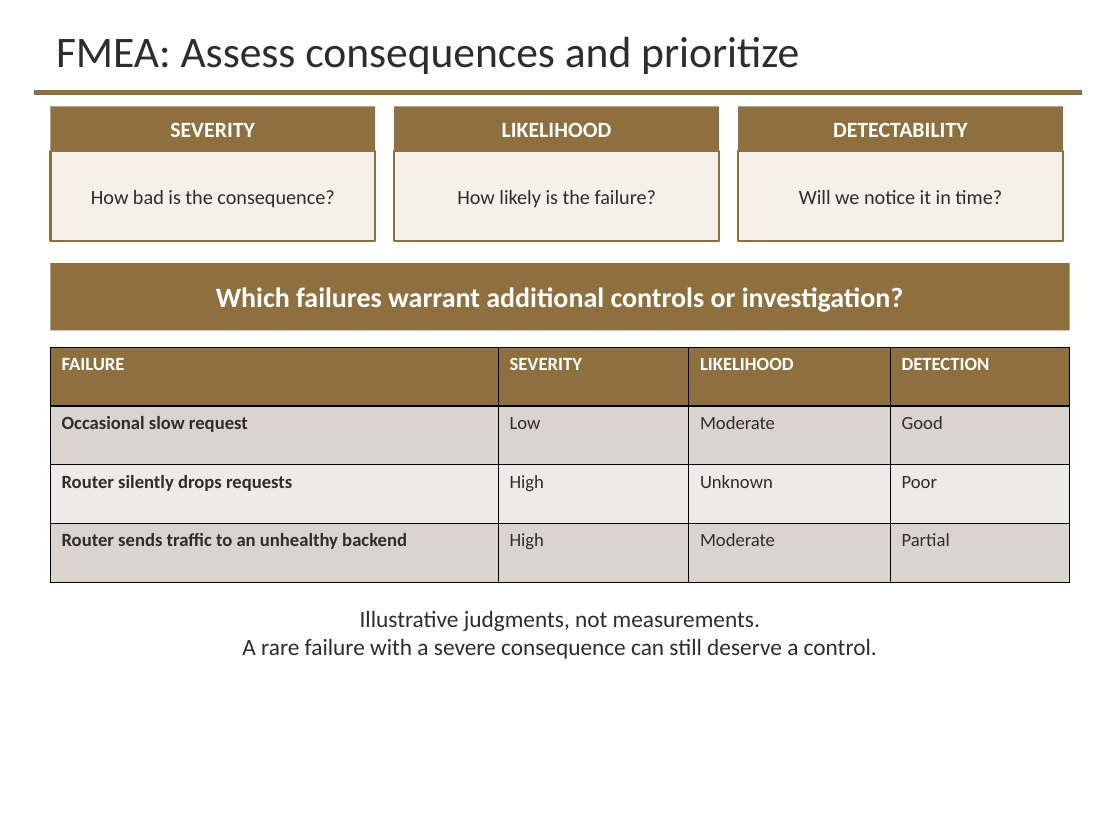
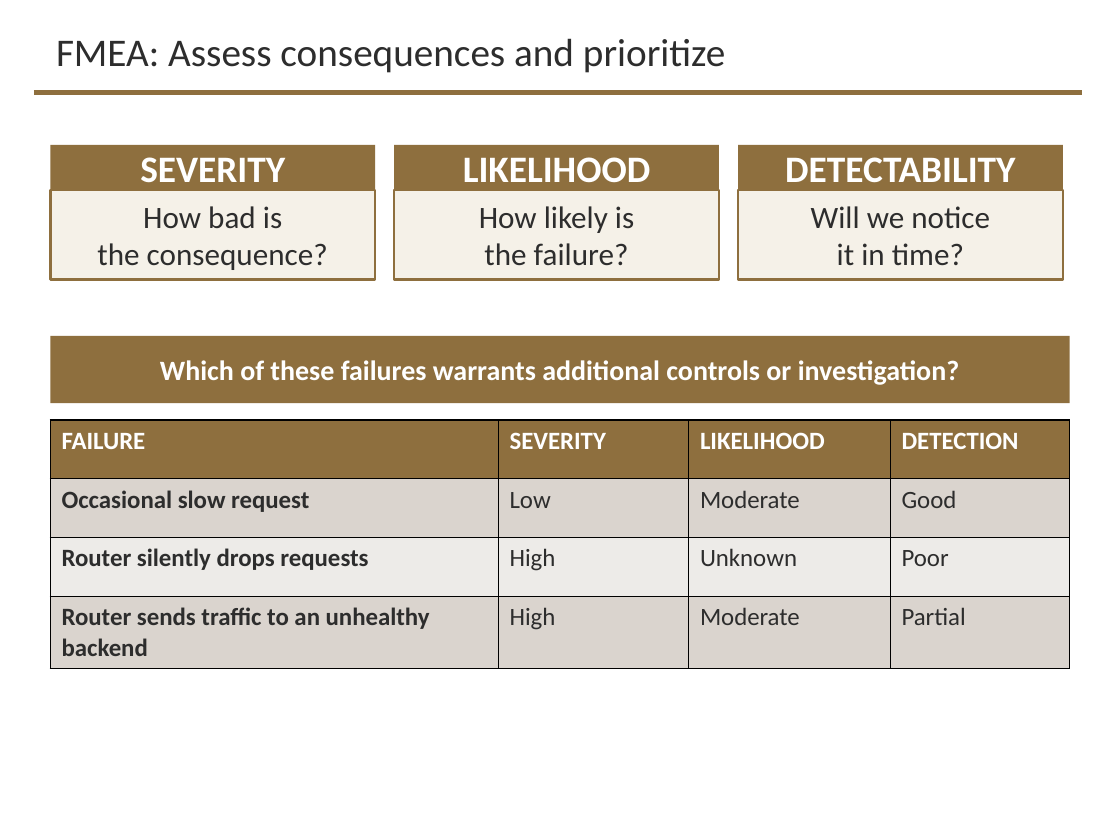
Before and after one commit to davisjam/model-based-agentic-software-engineering, a slide deck: slide 17 of course/lectures/act-3-software-in-the-world/04-performance-and-reliability/3-4-Performance-and-Reliability-2-Reliability-Engineering.pptx (slide 15 before the commit). Drawn at 1120x840 pixels with LibreOffice and Linux fonts; fonts in the diff are those of the drawing; background and template pictures are left out. Boxes give left, top, right and bottom in pixels: in the first picture for what was removed or moved away, otherwise in the second. Text is boxed around its words. In the diff, an @@ line names an element or a change of style, - is before the commit and + after.

```diff
--- a/course/lectures/act-3-software-in-the-world/04-performance-and-reliability/3-4-Performance-and-Reliability-2-Reliability-Engineering.pptx
+++ b/course/lectures/act-3-software-in-the-world/04-performance-and-reliability/3-4-Performance-and-Reliability-2-Reliability-Engineering.pptx
@@ title "FMEA: Assess consequences and prioritize" at <box>56,38,725,73</box>: size 28 to 25.2 pt @@
@@ size 14 to 24 pt in 3 elements at <box>50,144,375,189</box>, <box>394,144,719,189</box>, <box>738,144,1063,189</box> @@
@@ text in rectangle at <box>97,206,328,270</box>: text changed; size 13 to 20 pt @@
-How bad is the consequence?
+How bad is
+the consequence?
@@ text in rectangle at <box>479,206,634,266</box>: text changed; size 13 to 20 pt @@
-How likely is the failure?
+How likely is
+the failure?
@@ 6 rectangles: place and size @@
-6 rectangles at <box>50,106,1063,241</box>
+6 rectangles at <box>50,144,1063,280</box>
@@ text in rectangle at <box>811,206,990,265</box>: text changed; size 13 to 20 pt @@
-Will we notice it in time?
+Will we notice
+it in time?
@@ rectangle "Which of these failures warrants ...": place and size @@
-rectangle "Which of these failures warrants ..." at <box>50,263,1070,330</box>
+rectangle "Which of these failures warrants ..." at <box>50,336,1070,403</box>
@@ text in rectangle at <box>160,360,959,385</box>: text changed @@
-Which failures warrant additional controls or investigation?
+Which of these failures warrants additional controls or investigation?
@@ table at <box>50,420,1070,668</box> @@
@@ size 12 to 16 pt @@
@@ table: place and size @@
-table at <box>50,347,1070,582</box>
+table at <box>50,420,1070,668</box>
@@ text removed at <box>242,611,877,659</box> @@
-Illustrative judgments, not measurements.
-A rare failure with a severe consequence can still deserve a control.
```
Also in this commit, not shown: 19 other slides changed, 7 slides added, 52 slides removed.
